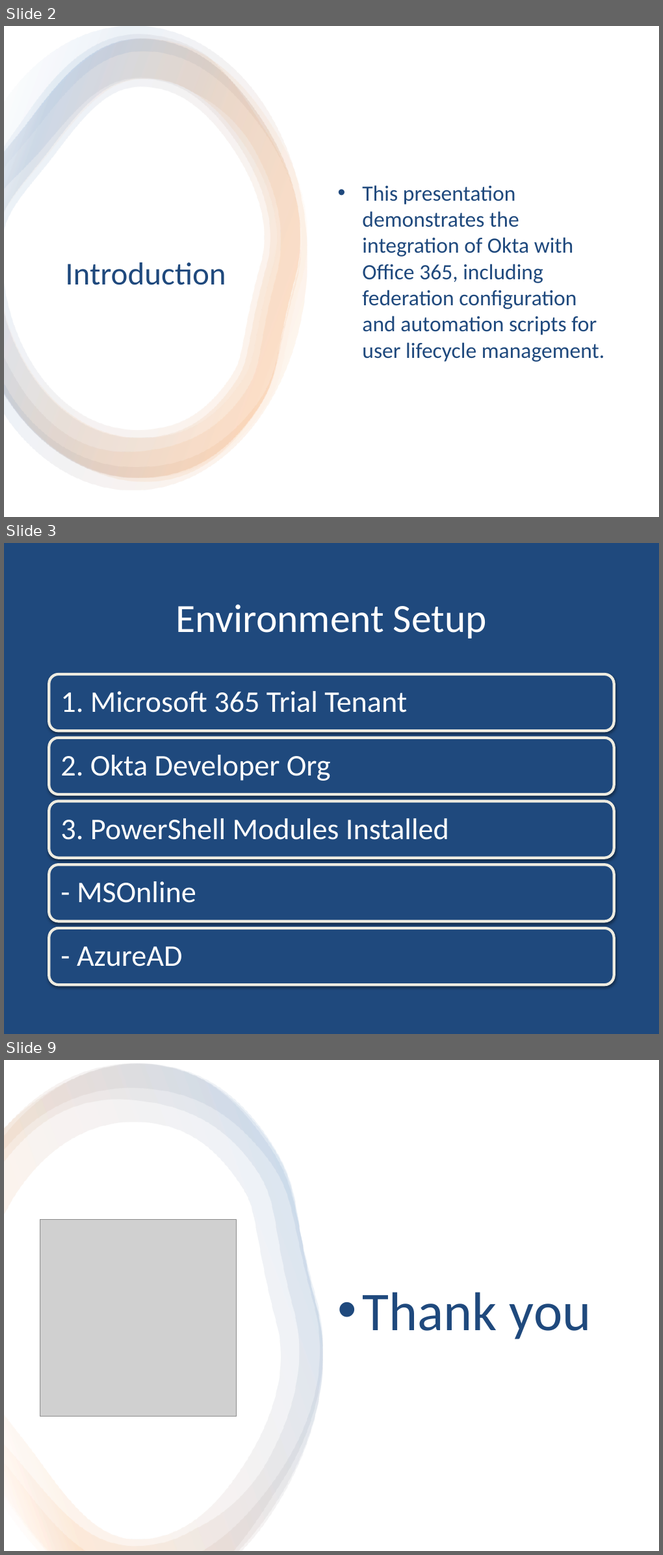
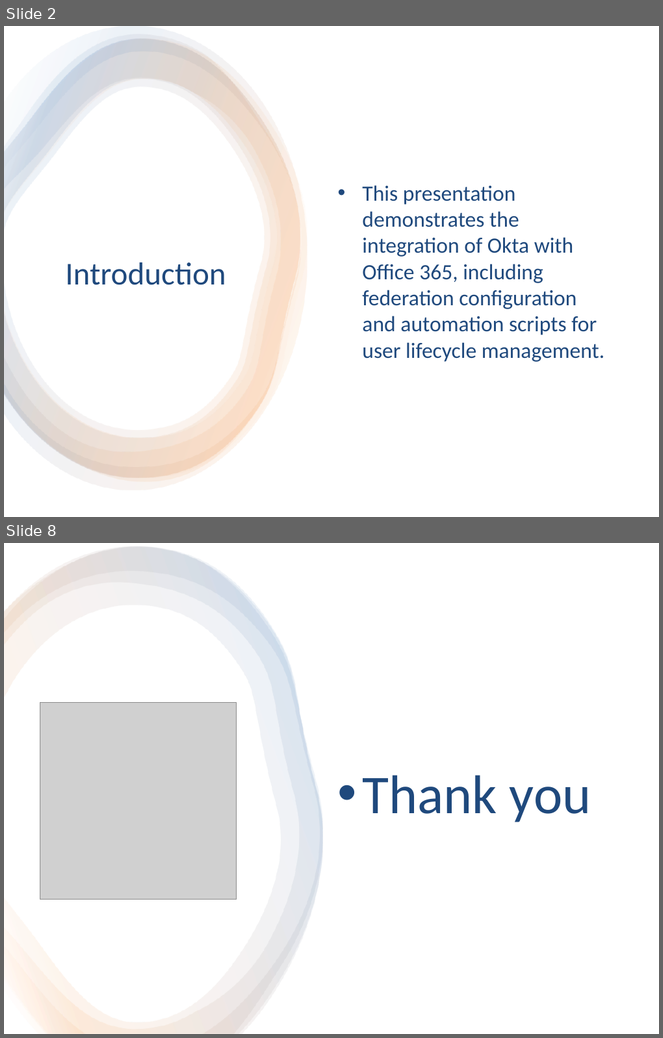
Before and after one commit to pruthvirajDarapu/okta-fedaration-task, a slide deck: Okta_and_Office_365_Federation_Demo.pptx. Shown one above the other, each under a label of ours: slides 2, 3 and 9 before the commit, slides 2 and 8 after it; the slides between them are not shown. The pictures are 663x1555 and 663x1038 pixels, drawn with LibreOffice and Linux fonts; fonts in the diff are those of the drawing; grey boxes stand for pictures; background and template pictures are left out. Boxes give left, top, right and bottom in pixels: in the first picture for what was removed or moved away, otherwise in the second. Text is boxed around its words. In the diff, an @@ line names an element or a change of style, - is before the commit and + after.

```diff
--- a/Okta_and_Office_365_Federation_Demo.pptx
+++ b/Okta_and_Office_365_Federation_Demo.pptx
@@ slide 3 removed at <box>4,543,659,1034</box>, background picture (left out) @@
@@ title removed at <box>176,604,487,639</box> @@
-Environment Setup
@@ group removed at <box>50,674,614,985</box>: 5 rounded rectangles, 5 texts @@
-1. Microsoft 365 Trial Tenant
-2. Okta Developer Org
-3. PowerShell Modules Installed
-- MSOnline
-- AzureAD
@@ what was slide 9 is now slide 8 @@
```
Also in this commit, not shown: 2 slides changed, 4 slides added, 4 other slides removed, 3 other files.
